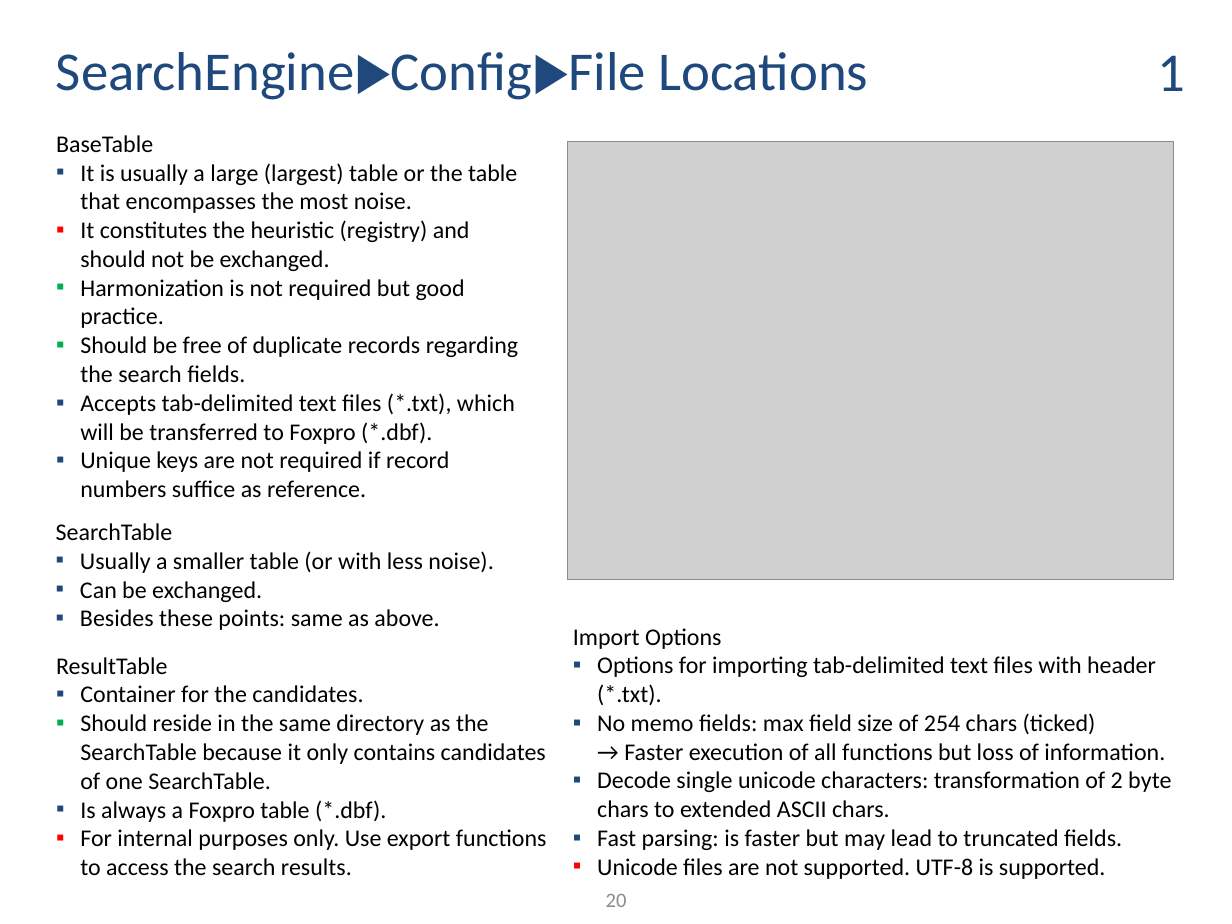
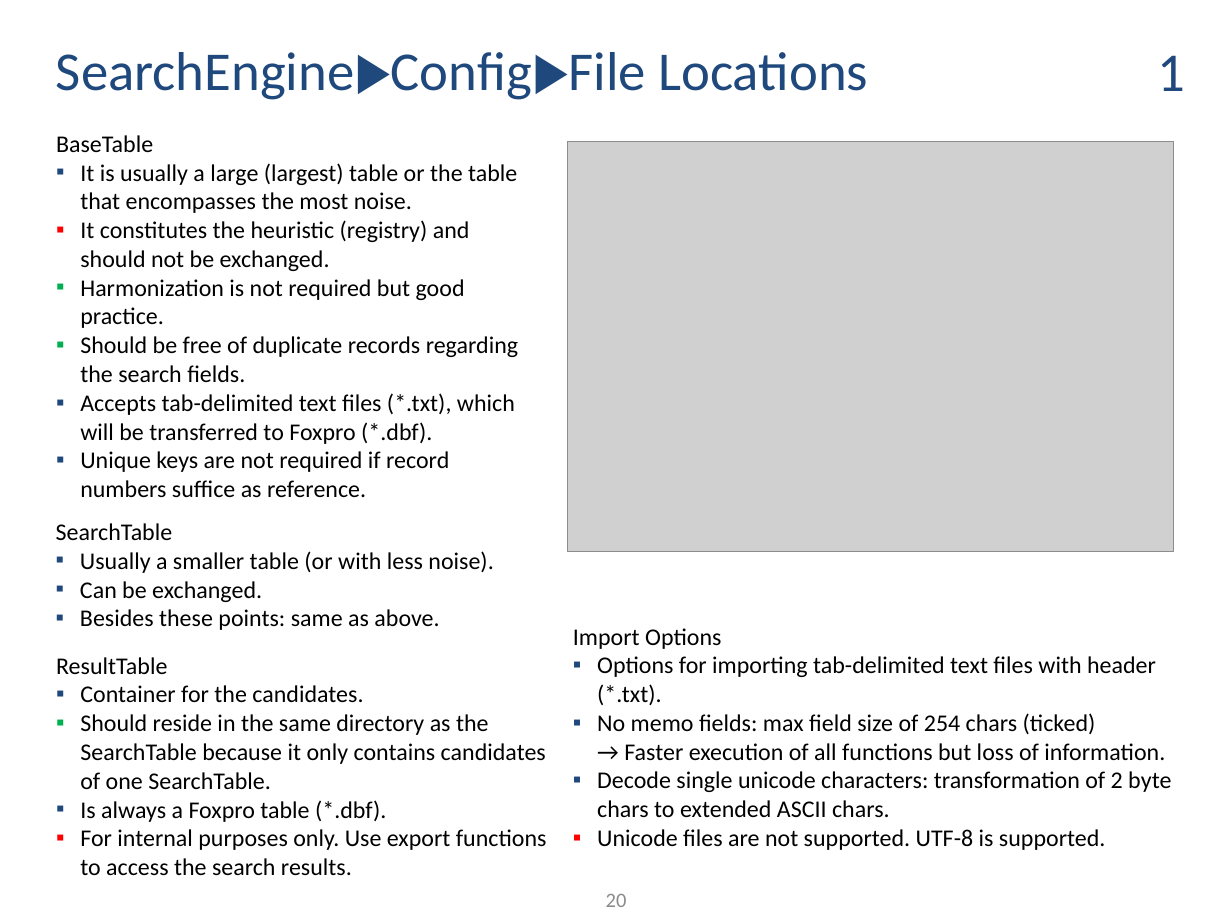
Before and after one commit to ThorstenDoherr/searchengine, a slide deck: slide 20 of doc/Manual.pptx. Drawn at 1232x924 pixels with LibreOffice and Linux fonts; fonts in the diff are those of the drawing; grey boxes stand for pictures. Boxes give left, top, right and bottom in pixels: in the first picture for what was removed or moved away, otherwise in the second. Text is boxed around its words. In the diff, an @@ line names an element or a change of style, - is before the commit and + after.

```diff
--- a/doc/Manual.pptx
+++ b/doc/Manual.pptx
@@ picture: place and size @@
-picture at (568, 142, 1174, 579)
+picture at (568, 142, 1174, 551)
@@ text at (597, 829, 1122, 850): paragraph removed @@
-  ▪ Fast parsing: is faster but may lead to truncated fields.
```
Also in this commit, not shown: 4 other slides changed, 1 other file.
